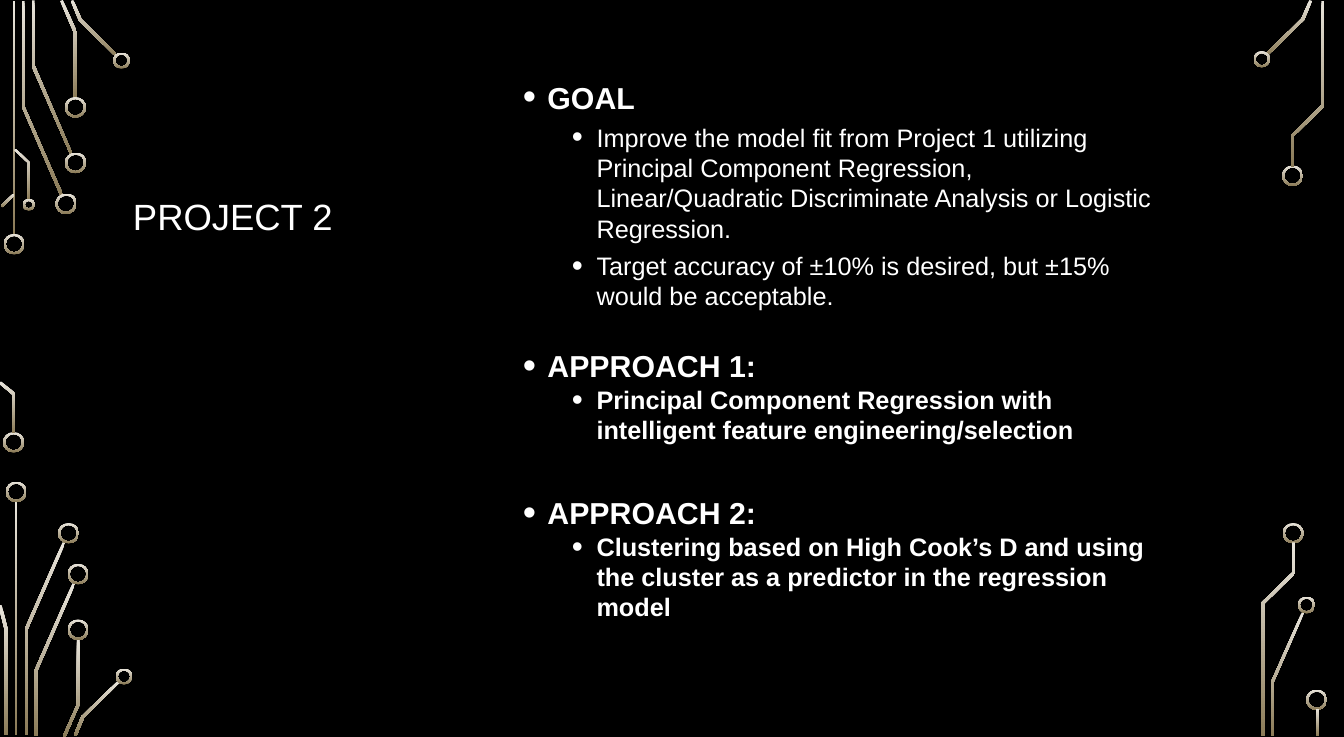
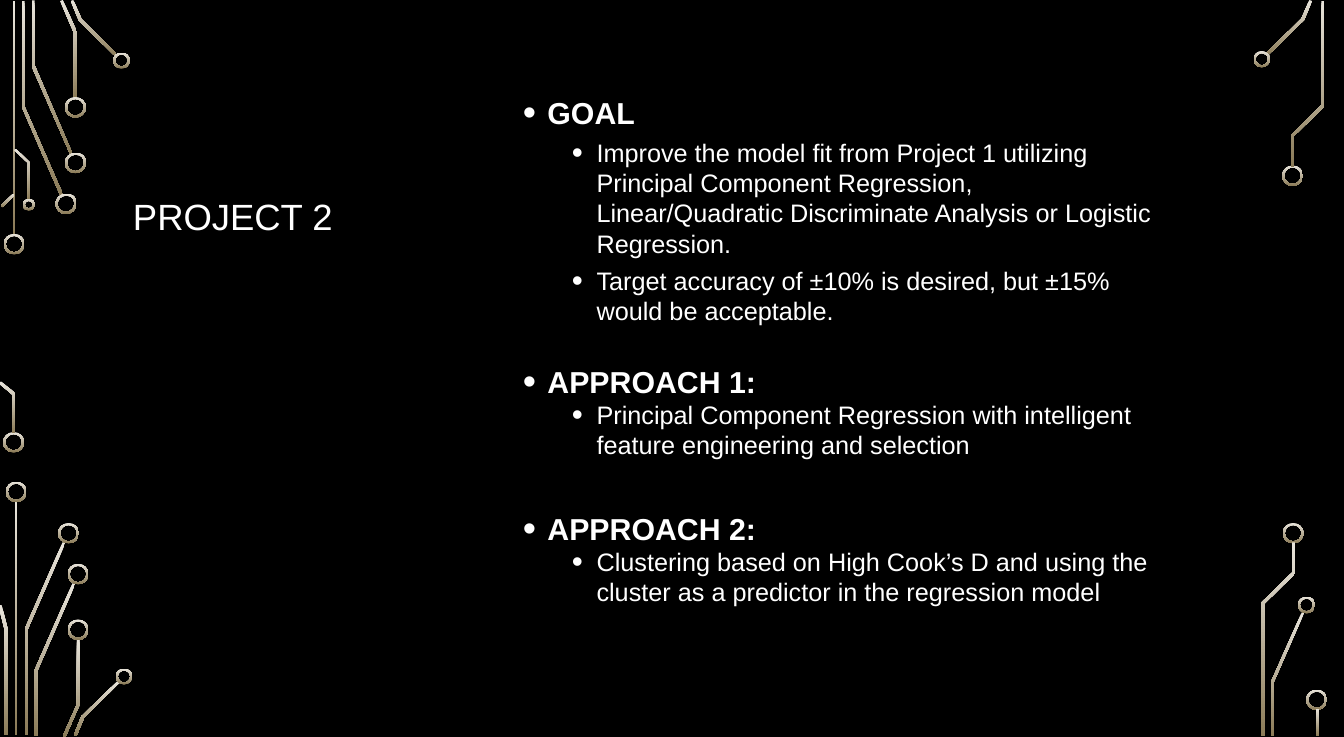
Before and after one commit to ngupta23/PredictingPerformanceIntegratedCircuits, a slide deck: slide 6 of Presentation/MSDS6372_Project2_Presentation.pptx. Drawn at 1344x737 pixels with LibreOffice and Linux fonts; fonts in the diff are those of the drawing; background and template pictures are left out. Boxes give left, top, right and bottom in pixels: in the first picture for what was removed or moved away, otherwise in the second. Text is boxed around its words. In the diff, an @@ line names an element or a change of style, - is before the commit and + after.

```diff
--- a/Presentation/MSDS6372_Project2_Presentation.pptx
+++ b/Presentation/MSDS6372_Project2_Presentation.pptx
@@ text at [597,405,1131,460]: text changed; bold off @@
-  • Principal Component Regression with intelligent feature engineering/selection
+  • Principal Component Regression with intelligent feature engineering and selection
@@ text at [597,552,1147,607]: bold off in "Clustering based on High Cook’s D and ..." @@
```
Also in this commit, not shown: 6 other slides changed, 2 other files.
